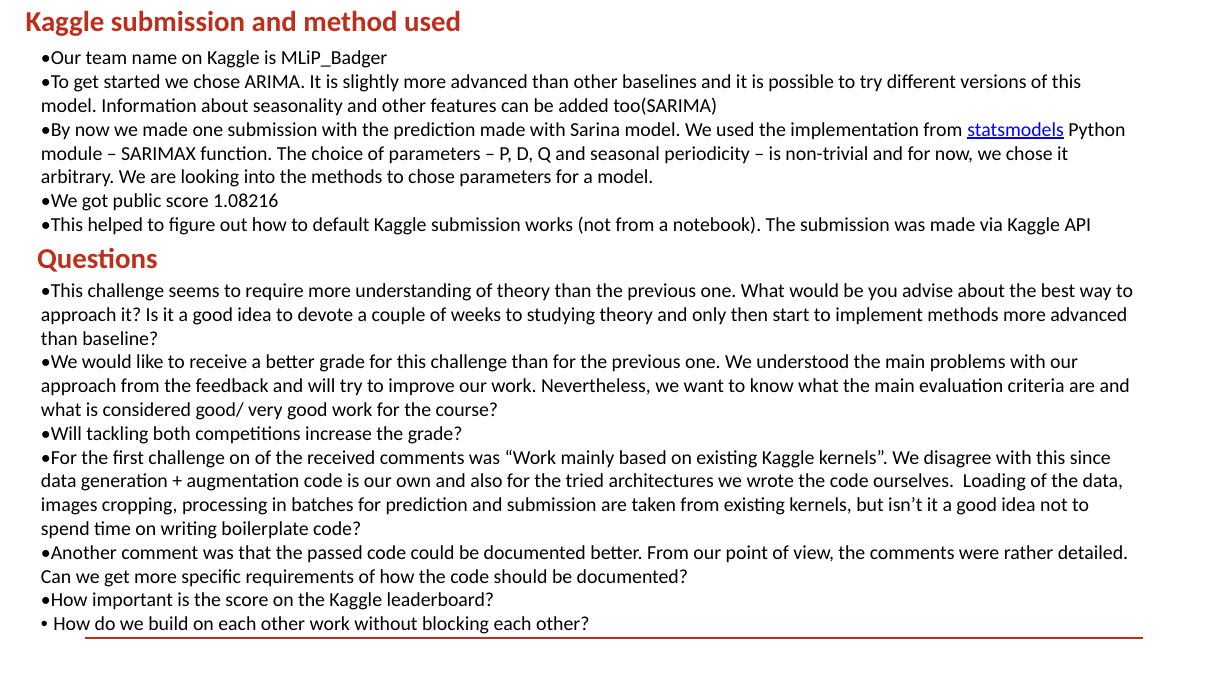
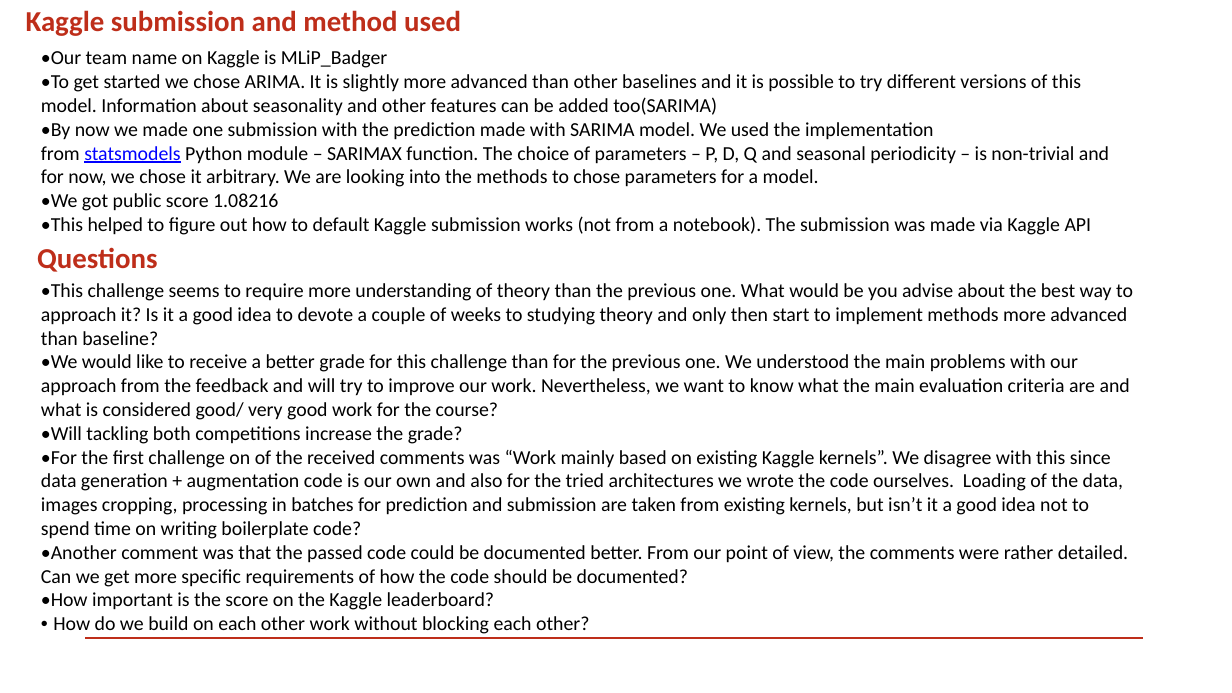
Before and after one commit to EvgeniyaMartynova/MLiP_M5, a slide deck: slide 1 of Presentation for Elena.pptx. Drawn at 1232x693 pixels with LibreOffice and Linux fonts; fonts in the diff are those of the drawing; background and template pictures are left out. Boxes give left, top, right and bottom in pixels: in the first picture for what was removed or moved away, otherwise in the second. Text is boxed around its words. In the diff, an @@ line names an element or a change of style, - is before the commit and + after.

```diff
--- a/Presentation for Elena.pptx
+++ b/Presentation for Elena.pptx
@@ text at box(41, 122, 1109, 187): text changed @@
-•By now we made one submission with the prediction made with Sarina model. We used the implementation from statsmodels Python module – SARIMAX function. The choice of parameters – P, D, Q and seasonal periodicity – is non-trivial and for now, we chose it arbitrary. We are looking into the methods to chose parameters for a model.
+•By now we made one submission with the prediction made with SARIMA model. We used the implementation from statsmodels Python module – SARIMAX function. The choice of parameters – P, D, Q and seasonal periodicity – is non-trivial and for now, we chose it arbitrary. We are looking into the methods to chose parameters for a model.
```
Also in this commit, not shown: 1 other file.
